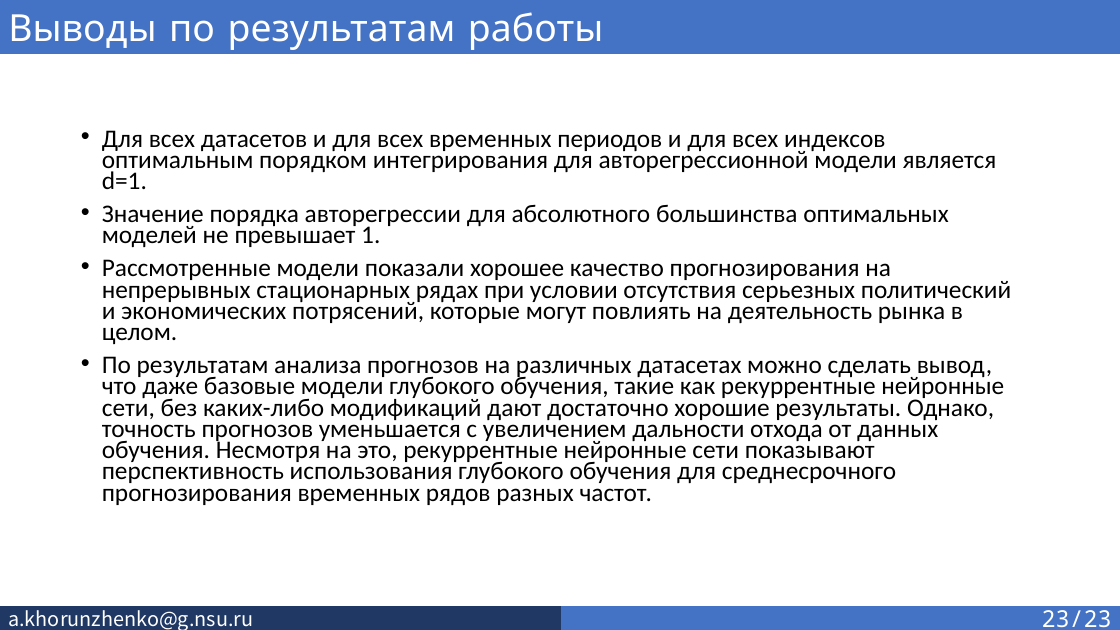
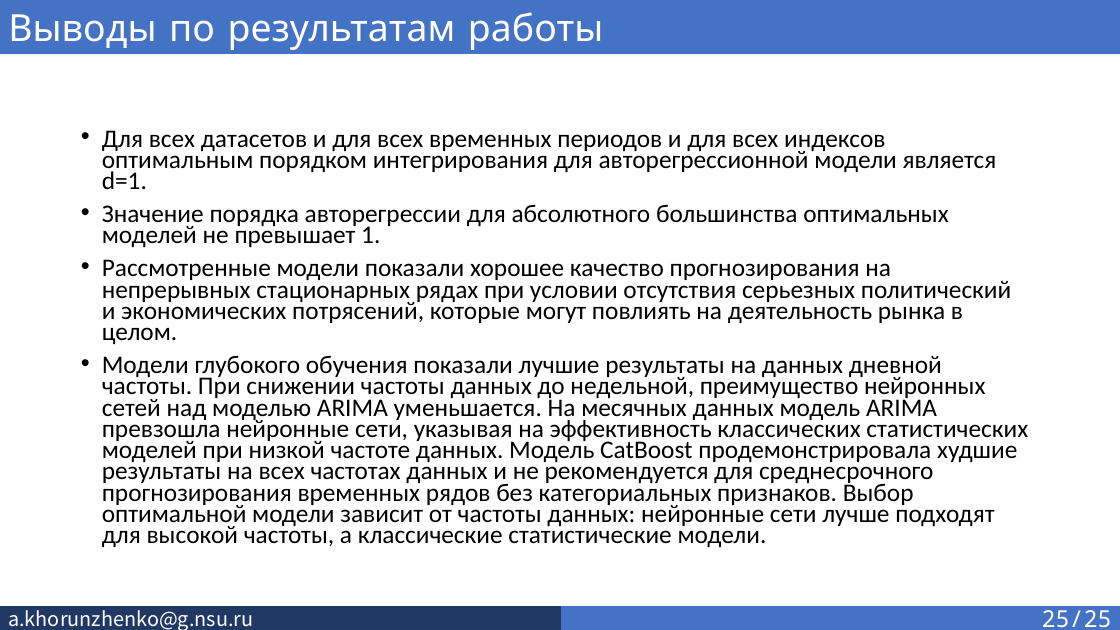
Before and after one commit to SkivHisink/MasterWork, a slide deck: slide 25 of Text/Хорунженко_презентация_4_сем.pptx (slide 23 before the commit). Drawn at 1120x630 pixels with LibreOffice and Linux fonts; fonts in the diff are those of the drawing. Boxes give left, top, right and bottom in pixels: in the first picture for what was removed or moved away, otherwise in the second. Text is boxed around its words. In the diff, an @@ line names an element or a change of style, - is before the commit and + after.

Commit message:
Added results
Added result table
Fixed text
Fixed presentation

```diff
--- a/Text/Хорунженко_презентация_4_сем.pptx
+++ b/Text/Хорунженко_презентация_4_сем.pptx
@@ text at <box>102,355,1028,547</box>: text changed @@
-• По результатам анализа прогнозов на различных датасетах можно сделать вывод, что даже базовые модели глубокого обучения, такие как рекуррентные нейронные сети, без каких-либо модификаций дают достаточно хорошие результаты. Однако, точность прогнозов уменьшается с увеличением дальности отхода от данных обучения. Несмотря на это, рекуррентные нейронные сети показывают перспективность использования глубокого обучения для среднесрочного прогнозирования временных рядов разных частот.
+• Модели глубокого обучения показали лучшие результаты на данных дневной частоты. При снижении частоты данных до недельной, преимущество нейронных сетей над моделью ARIMA уменьшается. На месячных данных модель ARIMA превзошла нейронные сети, указывая на эффективность классических статистических моделей при низкой частоте данных. Модель CatBoost продемонстрировала худшие результаты на всех частотах данных и не рекомендуется для среднесрочного прогнозирования временных рядов без категориальных признаков. Выбор оптимальной модели зависит от частоты данных: нейронные сети лучше подходят для высокой частоты, а классические статистические модели.
@@ text in rectangle at <box>1042,610,1112,627</box>: text changed @@
-23/23
+25/25
```
Also in this commit, not shown: 22 other slides changed, 2 slides added, 4 other files.
